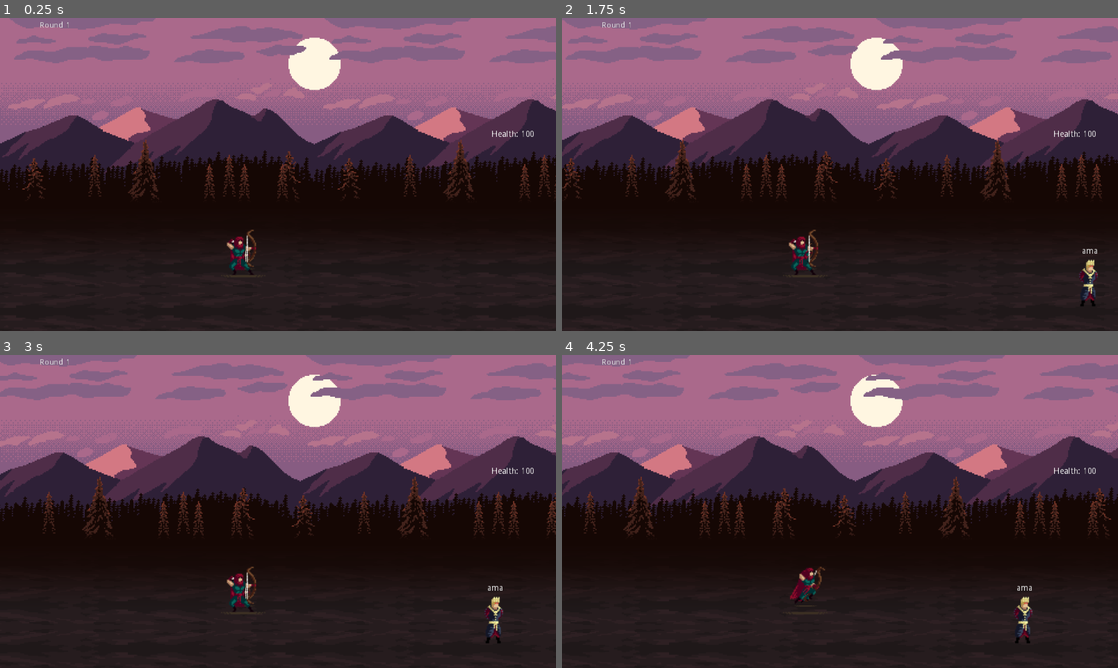
Above: before the commit, frames 1-4 (two rows, left to right).
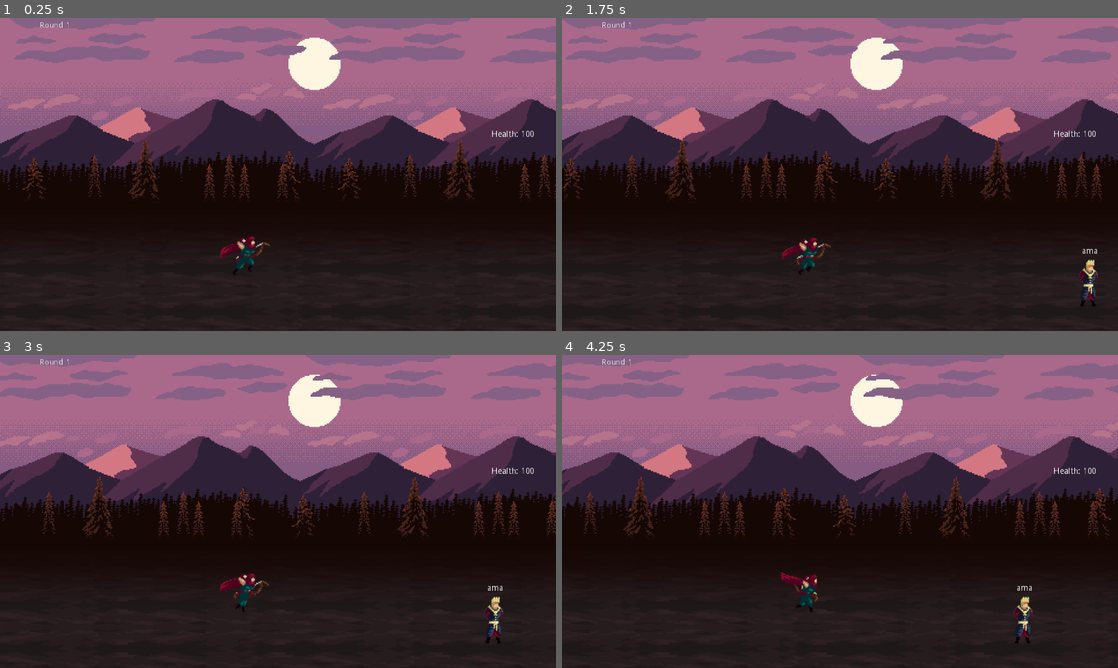
Above: after the commit, the same moments.

Repository: ACubed/Archetype
Game: Godot game, scene res://Scenes/World.tscn
Same seed, same stepped clock (60 frames per second), same inputs: the game is played once before the commit and once after it.
Inputs:
- Up to frame 1 (0.25 s): no input
- Up to frame 2 (1.75 s): tap Enter at 0.5 s; tap Backspace at 0.6, 1.35 s; tap Space at 0.77, 1.52 s
- Up to frame 3 (3 s): tap Backspace at 2.1, 2.85 s
- Up to frame 4 (4.25 s): tap Space at 3.02, 3.77 s; tap Backspace at 3.6 s

The runs differ from the first frame. In frame 1, 0.5% of the frame differs, in the area x 39-49%, y 67-83%; in frame 2, 0.5%; in frame 3, 0.5%; in frame 4, 0.5%.

Commit message:
Fix animation glitch

Diff:
--- a/Scenes/World.tscn
+++ b/Scenes/World.tscn
@@ -12,8 +12,6 @@
 [ext_resource path="res://Backgrounds/mtn_clouds_high.png" type="Texture" id=10]
 [ext_resource path="res://Backgrounds/mtn_mtns_close.png" type="Texture" id=11]
 [ext_resource path="res://SpriteFrames/archer_melee.png" type="Texture" id=12]
-[ext_resource path="res://SpriteFrames/archer_jump.png" type="Texture" id=13]
-[ext_resource path="res://SpriteFrames/archer_death.png" type="Texture" id=14]
 [ext_resource path="res://SpriteFrames/archer_idle.png" type="Texture" id=15]
 [ext_resource path="res://SpriteFrames/archer_attack.png" type="Texture" id=16]
 [ext_resource path="res://SpriteFrames/archer_flip.png" type="Texture" id=17]
@@ -21,184 +19,184 @@
 
 [sub_resource type="AtlasTexture" id=1]
 flags = 4
-atlas = ExtResource( 12 )
-region = Rect2( 0, 0, 128, 128 )
-
-[sub_resource type="AtlasTexture" id=2]
-flags = 4
-atlas = ExtResource( 12 )
-region = Rect2( 128, 0, 128, 128 )
-
-[sub_resource type="AtlasTexture" id=3]
-flags = 4
-atlas = ExtResource( 12 )
-region = Rect2( 256, 0, 128, 128 )
-
-[sub_resource type="AtlasTexture" id=4]
-flags = 4
-atlas = ExtResource( 12 )
-region = Rect2( 384, 0, 128, 128 )
-
-[sub_resource type="AtlasTexture" id=5]
-flags = 4
-atlas = ExtResource( 12 )
-region = Rect2( 512, 0, 128, 128 )
-
-[sub_resource type="AtlasTexture" id=6]
-flags = 4
-atlas = ExtResource( 12 )
-region = Rect2( 640, 0, 128, 128 )
-
-[sub_resource type="AtlasTexture" id=7]
-flags = 4
-atlas = ExtResource( 12 )
-region = Rect2( 768, 0, 128, 128 )
-
-[sub_resource type="AtlasTexture" id=8]
-flags = 4
-atlas = ExtResource( 12 )
-region = Rect2( 896, 0, 128, 128 )
-
-[sub_resource type="AtlasTexture" id=9]
-flags = 4
-atlas = ExtResource( 12 )
-region = Rect2( 1024, 0, 128, 128 )
-
-[sub_resource type="AtlasTexture" id=10]
-flags = 4
-atlas = ExtResource( 12 )
-region = Rect2( 1152, 0, 128, 128 )
-
-[sub_resource type="AtlasTexture" id=11]
-flags = 4
-atlas = ExtResource( 12 )
-region = Rect2( 1280, 0, 128, 128 )
-
-[sub_resource type="AtlasTexture" id=12]
-flags = 4
-atlas = ExtResource( 12 )
-region = Rect2( 1408, 0, 128, 128 )
-
-[sub_resource type="AtlasTexture" id=13]
-flags = 4
-atlas = ExtResource( 12 )
-region = Rect2( 1536, 0, 128, 128 )
-
-[sub_resource type="AtlasTexture" id=14]
-flags = 4
-atlas = ExtResource( 12 )
-region = Rect2( 1664, 0, 128, 128 )
-
-[sub_resource type="AtlasTexture" id=15]
-flags = 4
-atlas = ExtResource( 12 )
-region = Rect2( 1792, 0, 128, 128 )
-
-[sub_resource type="AtlasTexture" id=16]
-flags = 4
-atlas = ExtResource( 12 )
-region = Rect2( 1920, 0, 128, 128 )
-
-[sub_resource type="AtlasTexture" id=17]
-flags = 4
-atlas = ExtResource( 12 )
-region = Rect2( 2048, 0, 128, 128 )
-
-[sub_resource type="AtlasTexture" id=18]
-flags = 4
-atlas = ExtResource( 12 )
-region = Rect2( 2176, 0, 128, 128 )
-
-[sub_resource type="AtlasTexture" id=19]
-flags = 4
-atlas = ExtResource( 12 )
-region = Rect2( 2304, 0, 128, 128 )
-
-[sub_resource type="AtlasTexture" id=20]
-flags = 4
-atlas = ExtResource( 12 )
-region = Rect2( 2432, 0, 128, 128 )
-
-[sub_resource type="AtlasTexture" id=21]
-flags = 4
-atlas = ExtResource( 12 )
-region = Rect2( 2560, 0, 128, 128 )
-
-[sub_resource type="AtlasTexture" id=22]
-flags = 4
-atlas = ExtResource( 12 )
-region = Rect2( 2688, 0, 128, 128 )
-
-[sub_resource type="AtlasTexture" id=23]
-flags = 4
-atlas = ExtResource( 12 )
-region = Rect2( 2816, 0, 128, 128 )
-
-[sub_resource type="AtlasTexture" id=24]
-flags = 4
-atlas = ExtResource( 12 )
-region = Rect2( 2944, 0, 128, 128 )
-
-[sub_resource type="AtlasTexture" id=25]
-flags = 4
-atlas = ExtResource( 12 )
-region = Rect2( 3072, 0, 128, 128 )
-
-[sub_resource type="AtlasTexture" id=26]
-flags = 4
-atlas = ExtResource( 12 )
-region = Rect2( 3200, 0, 128, 128 )
-
-[sub_resource type="AtlasTexture" id=27]
-flags = 4
-atlas = ExtResource( 12 )
-region = Rect2( 3328, 0, 128, 128 )
-
-[sub_resource type="AtlasTexture" id=28]
-flags = 4
-atlas = ExtResource( 12 )
-region = Rect2( 3456, 0, 128, 128 )
-
-[sub_resource type="AtlasTexture" id=29]
-flags = 4
 atlas = ExtResource( 15 )
 region = Rect2( 0, 0, 128, 128 )
 
-[sub_resource type="AtlasTexture" id=30]
+[sub_resource type="AtlasTexture" id=2]
 flags = 4
 atlas = ExtResource( 15 )
 region = Rect2( 128, 0, 128, 128 )
 
-[sub_resource type="AtlasTexture" id=31]
+[sub_resource type="AtlasTexture" id=3]
 flags = 4
 atlas = ExtResource( 15 )
 region = Rect2( 256, 0, 128, 128 )
 
-[sub_resource type="AtlasTexture" id=32]
+[sub_resource type="AtlasTexture" id=4]
 flags = 4
 atlas = ExtResource( 15 )
 region = Rect2( 384, 0, 128, 128 )
 
-[sub_resource type="AtlasTexture" id=33]
+[sub_resource type="AtlasTexture" id=5]
 flags = 4
 atlas = ExtResource( 15 )
 region = Rect2( 512, 0, 128, 128 )
 
-[sub_resource type="AtlasTexture" id=34]
+[sub_resource type="AtlasTexture" id=6]
 flags = 4
 atlas = ExtResource( 15 )
 region = Rect2( 640, 0, 128, 128 )
 
-[sub_resource type="AtlasTexture" id=35]
+[sub_resource type="AtlasTexture" id=7]
 flags = 4
 atlas = ExtResource( 15 )
 region = Rect2( 768, 0, 128, 128 )
 
-[sub_resource type="AtlasTexture" id=36]
+[sub_resource type="AtlasTexture" id=8]
 flags = 4
 atlas = ExtResource( 15 )
 region = Rect2( 896, 0, 128, 128 )
 
+[sub_resource type="AtlasTexture" id=9]
+flags = 4
+atlas = ExtResource( 12 )
+region = Rect2( 0, 0, 128, 128 )
+
+[sub_resource type="AtlasTexture" id=10]
+flags = 4
+atlas = ExtResource( 12 )
+region = Rect2( 128, 0, 128, 128 )
+
+[sub_resource type="AtlasTexture" id=11]
+flags = 4
+atlas = ExtResource( 12 )
+region = Rect2( 256, 0, 128, 128 )
+
+[sub_resource type="AtlasTexture" id=12]
+flags = 4
+atlas = ExtResource( 12 )
+region = Rect2( 384, 0, 128, 128 )
+
+[sub_resource type="AtlasTexture" id=13]
+flags = 4
+atlas = ExtResource( 12 )
+region = Rect2( 512, 0, 128, 128 )
+
+[sub_resource type="AtlasTexture" id=14]
+flags = 4
+atlas = ExtResource( 12 )
+region = Rect2( 640, 0, 128, 128 )
+
+[sub_resource type="AtlasTexture" id=15]
+flags = 4
+atlas = ExtResource( 12 )
+region = Rect2( 768, 0, 128, 128 )
+
+[sub_resource type="AtlasTexture" id=16]
+flags = 4
+atlas = ExtResource( 12 )
+region = Rect2( 896, 0, 128, 128 )
+
+[sub_resource type="AtlasTexture" id=17]
+flags = 4
+atlas = ExtResource( 12 )
+region = Rect2( 1024, 0, 128, 128 )
+
+[sub_resource type="AtlasTexture" id=18]
+flags = 4
+atlas = ExtResource( 12 )
+region = Rect2( 1152, 0, 128, 128 )
+
+[sub_resource type="AtlasTexture" id=19]
+flags = 4
+atlas = ExtResource( 12 )
+region = Rect2( 1280, 0, 128, 128 )
+
+[sub_resource type="AtlasTexture" id=20]
+flags = 4
+atlas = ExtResource( 12 )
+region = Rect2( 1408, 0, 128, 128 )
+
+[sub_resource type="AtlasTexture" id=21]
+flags = 4
+atlas = ExtResource( 12 )
+region = Rect2( 1536, 0, 128, 128 )
+
+[sub_resource type="AtlasTexture" id=22]
+flags = 4
+atlas = ExtResource( 12 )
+region = Rect2( 1664, 0, 128, 128 )
+
+[sub_resource type="AtlasTexture" id=23]
+flags = 4
+atlas = ExtResource( 12 )
+region = Rect2( 1792, 0, 128, 128 )
+
+[sub_resource type="AtlasTexture" id=24]
+flags = 4
+atlas = ExtResource( 12 )
+region = Rect2( 1920, 0, 128, 128 )
+
+[sub_resource type="AtlasTexture" id=25]
+flags = 4
+atlas = ExtResource( 12 )
+region = Rect2( 2048, 0, 128, 128 )
+
+[sub_resource type="AtlasTexture" id=26]
+flags = 4
+atlas = ExtResource( 12 )
+region = Rect2( 2176, 0, 128, 128 )
+
+[sub_resource type="AtlasTexture" id=27]
+flags = 4
+atlas = ExtResource( 12 )
+region = Rect2( 2304, 0, 128, 128 )
+
+[sub_resource type="AtlasTexture" id=28]
+flags = 4
+atlas = ExtResource( 12 )
+region = Rect2( 2432, 0, 128, 128 )
+
+[sub_resource type="AtlasTexture" id=29]
+flags = 4
+atlas = ExtResource( 12 )
+region = Rect2( 2560, 0, 128, 128 )
+
+[sub_resource type="AtlasTexture" id=30]
+flags = 4
+atlas = ExtResource( 12 )
+region = Rect2( 2688, 0, 128, 128 )
+
+[sub_resource type="AtlasTexture" id=31]
+flags = 4
+atlas = ExtResource( 12 )
+region = Rect2( 2816, 0, 128, 128 )
+
+[sub_resource type="AtlasTexture" id=32]
+flags = 4
+atlas = ExtResource( 12 )
+region = Rect2( 2944, 0, 128, 128 )
+
+[sub_resource type="AtlasTexture" id=33]
+flags = 4
+atlas = ExtResource( 12 )
+region = Rect2( 3072, 0, 128, 128 )
+
+[sub_resource type="AtlasTexture" id=34]
+flags = 4
+atlas = ExtResource( 12 )
+region = Rect2( 3200, 0, 128, 128 )
+
+[sub_resource type="AtlasTexture" id=35]
+flags = 4
+atlas = ExtResource( 12 )
+region = Rect2( 3328, 0, 128, 128 )
+
+[sub_resource type="AtlasTexture" id=36]
+flags = 4
+atlas = ExtResource( 12 )
+region = Rect2( 3456, 0, 128, 128 )
+
 [sub_resource type="AtlasTexture" id=37]
 flags = 4
 atlas = ExtResource( 17 )
@@ -269,306 +267,241 @@
 atlas = ExtResource( 17 )
 region = Rect2( 1664, 0, 128, 128 )
 
-[sub_resource type="AtlasTexture" id=51]
-flags = 4
-atlas = ExtResource( 13 )
+[sub_resource type="AtlasTexture" id=96]
+flags = 4
+atlas = ExtResource( 18 )
 region = Rect2( 0, 0, 128, 128 )
 
-[sub_resource type="AtlasTexture" id=52]
-flags = 4
-atlas = ExtResource( 13 )
+[sub_resource type="AtlasTexture" id=97]
+flags = 4
+atlas = ExtResource( 18 )
 region = Rect2( 128, 0, 128, 128 )
 
-[sub_resource type="AtlasTexture" id=53]
-flags = 4
-atlas = ExtResource( 13 )
+[sub_resource type="AtlasTexture" id=98]
+flags = 4
+atlas = ExtResource( 18 )
 region = Rect2( 256, 0, 128, 128 )
 
-[sub_resource type="AtlasTexture" id=54]
-flags = 4
-atlas = ExtResource( 13 )
+[sub_resource type="AtlasTexture" id=99]
+flags = 4
+atlas = ExtResource( 18 )
 region = Rect2( 384, 0, 128, 128 )
 
-[sub_resource type="AtlasTexture" id=55]
-flags = 4
-atlas = ExtResource( 13 )
+[sub_resource type="AtlasTexture" id=100]
+flags = 4
+atlas = ExtResource( 18 )
 region = Rect2( 512, 0, 128, 128 )
 
-[sub_resource type="AtlasTexture" id=56]
-flags = 4
-atlas = ExtResource( 13 )
+[sub_resource type="AtlasTexture" id=101]
+flags = 4
+atlas = ExtResource( 18 )
 region = Rect2( 640, 0, 128, 128 )
 
-[sub_resource type="AtlasTexture" id=57]
-flags = 4
-atlas = ExtResource( 13 )
+[sub_resource type="AtlasTexture" id=102]
+flags = 4
+atlas = ExtResource( 18 )
 region = Rect2( 768, 0, 128, 128 )
 
+[sub_resource type="AtlasTexture" id=103]
+flags = 4
+atlas = ExtResource( 18 )
+region = Rect2( 896, 0, 128, 128 )
+
 [sub_resource type="AtlasTexture" id=58]
 flags = 4
-atlas = ExtResource( 13 )
+atlas = ExtResource( 16 )
+region = Rect2( 128, 0, 128, 128 )
+
+[sub_resource type="AtlasTexture" id=59]
+flags = 4
+atlas = ExtResource( 16 )
+region = Rect2( 256, 0, 128, 128 )
+
+[sub_resource type="AtlasTexture" id=60]
+flags = 4
+atlas = ExtResource( 16 )
+region = Rect2( 384, 0, 128, 128 )
+
+[sub_resource type="AtlasTexture" id=61]
+flags = 4
+atlas = ExtResource( 16 )
+region = Rect2( 512, 0, 128, 128 )
+
+[sub_resource type="AtlasTexture" id=62]
+flags = 4
+atlas = ExtResource( 16 )
+region = Rect2( 640, 0, 128, 128 )
+
+[sub_resource type="AtlasTexture" id=63]
+flags = 4
+atlas = ExtResource( 16 )
+region = Rect2( 768, 0, 128, 128 )
+
+[sub_resource type="AtlasTexture" id=64]
+flags = 4
+atlas = ExtResource( 16 )
 region = Rect2( 896, 0, 128, 128 )
 
-[sub_resource type="AtlasTexture" id=59]
-flags = 4
-atlas = ExtResource( 13 )
+[sub_resource type="AtlasTexture" id=65]
+flags = 4
+atlas = ExtResource( 16 )
 region = Rect2( 1024, 0, 128, 128 )
 
-[sub_resource type="AtlasTexture" id=60]
-flags = 4
-atlas = ExtResource( 13 )
+[sub_resource type="AtlasTexture" id=66]
+flags = 4
+atlas = ExtResource( 16 )
 region = Rect2( 1152, 0, 128, 128 )
 
-[sub_resource type="AtlasTexture" id=61]
-flags = 4
-atlas = ExtResource( 13 )
+[sub_resource type="AtlasTexture" id=67]
+flags = 4
+atlas = ExtResource( 16 )
 region = Rect2( 1280, 0, 128, 128 )
 
-[sub_resource type="AtlasTexture" id=62]
-flags = 4
-atlas = ExtResource( 13 )
+[sub_resource type="AtlasTexture" id=68]
+flags = 4
+atlas = ExtResource( 16 )
 region = Rect2( 1408, 0, 128, 128 )
 
-[sub_resource type="AtlasTexture" id=63]
-flags = 4
-atlas = ExtResource( 14 )
+[sub_resource type="AtlasTexture" id=69]
+flags = 4
+atlas = ExtResource( 16 )
+region = Rect2( 1536, 0, 128, 128 )
+
+[sub_resource type="AtlasTexture" id=70]
+flags = 4
+atlas = ExtResource( 16 )
+region = Rect2( 1664, 0, 128, 128 )
+
+[sub_resource type="AtlasTexture" id=71]
+flags = 4
+atlas = ExtResource( 12 )
+region = Rect2( 512, 0, 128, 128 )
+
+[sub_resource type="AtlasTexture" id=72]
+flags = 4
+atlas = ExtResource( 12 )
+region = Rect2( 640, 0, 128, 128 )
+
+[sub_resource type="AtlasTexture" id=73]
+flags = 4
+atlas = ExtResource( 12 )
 region = Rect2( 768, 0, 128, 128 )
 
-[sub_resource type="AtlasTexture" id=64]
-flags = 4
-atlas = ExtResource( 14 )
+[sub_resource type="AtlasTexture" id=74]
+flags = 4
+atlas = ExtResource( 12 )
 region = Rect2( 896, 0, 128, 128 )
 
-[sub_resource type="AtlasTexture" id=65]
-flags = 4
-atlas = ExtResource( 14 )
+[sub_resource type="AtlasTexture" id=75]
+flags = 4
+atlas = ExtResource( 12 )
 region = Rect2( 1024, 0, 128, 128 )
 
-[sub_resource type="AtlasTexture" id=66]
-flags = 4
-atlas = ExtResource( 14 )
+[sub_resource type="AtlasTexture" id=76]
+flags = 4
+atlas = ExtResource( 12 )
 region = Rect2( 1152, 0, 128, 128 )
 
-[sub_resource type="AtlasTexture" id=67]
-flags = 4
-atlas = ExtResource( 14 )
+[sub_resource type="AtlasTexture" id=77]
+flags = 4
+atlas = ExtResource( 12 )
 region = Rect2( 1280, 0, 128, 128 )
 
-[sub_resource type="AtlasTexture" id=68]
-flags = 4
-atlas = ExtResource( 14 )
+[sub_resource type="AtlasTexture" id=78]
+flags = 4
+atlas = ExtResource( 12 )
 region = Rect2( 1408, 0, 128, 128 )
 
-[sub_resource type="AtlasTexture" id=69]
-flags = 4
-atlas = ExtResource( 14 )
+[sub_resource type="AtlasTexture" id=79]
+flags = 4
+atlas = ExtResource( 12 )
 region = Rect2( 1536, 0, 128, 128 )
 
-[sub_resource type="AtlasTexture" id=70]
-flags = 4
-atlas = ExtResource( 14 )
+[sub_resource type="AtlasTexture" id=80]
+flags = 4
+atlas = ExtResource( 12 )
 region = Rect2( 1664, 0, 128, 128 )
 
-[sub_resource type="AtlasTexture" id=71]
-flags = 4
-atlas = ExtResource( 16 )
-region = Rect2( 0, 0, 128, 128 )
-
-[sub_resource type="AtlasTexture" id=72]
-flags = 4
-atlas = ExtResource( 16 )
-region = Rect2( 128, 0, 128, 128 )
-
-[sub_resource type="AtlasTexture" id=73]
-flags = 4
-atlas = ExtResource( 16 )
-region = Rect2( 256, 0, 128, 128 )
-
-[sub_resource type="AtlasTexture" id=74]
-flags = 4
-atlas = ExtResource( 16 )
-region = Rect2( 384, 0, 128, 128 )
-
-[sub_resource type="AtlasTexture" id=75]
-flags = 4
-atlas = ExtResource( 16 )
-region = Rect2( 512, 0, 128, 128 )
-
-[sub_resource type="AtlasTexture" id=76]
-flags = 4
-atlas = ExtResource( 16 )
-region = Rect2( 640, 0, 128, 128 )
-
-[sub_resource type="AtlasTexture" id=77]
-flags = 4
-atlas = ExtResource( 16 )
-region = Rect2( 768, 0, 128, 128 )
-
-[sub_resource type="AtlasTexture" id=78]
-flags = 4
-atlas = ExtResource( 16 )
-region = Rect2( 896, 0, 128, 128 )
-
-[sub_resource type="AtlasTexture" id=79]
-flags = 4
-atlas = ExtResource( 16 )
-region = Rect2( 1024, 0, 128, 128 )
-
-[sub_resource type="AtlasTexture" id=80]
-flags = 4
-atlas = ExtResource( 16 )
-region = Rect2( 1152, 0, 128, 128 )
-
 [sub_resource type="AtlasTexture" id=81]
 flags = 4
-atlas = ExtResource( 16 )
-region = Rect2( 1280, 0, 128, 128 )
+atlas = ExtResource( 12 )
+region = Rect2( 1792, 0, 128, 128 )
 
 [sub_resource type="AtlasTexture" id=82]
 flags = 4
-atlas = ExtResource( 16 )
-region = Rect2( 1408, 0, 128, 128 )
+atlas = ExtResource( 12 )
+region = Rect2( 1920, 0, 128, 128 )
 
 [sub_resource type="AtlasTexture" id=83]
 flags = 4
-atlas = ExtResource( 16 )
-region = Rect2( 1536, 0, 128, 128 )
+atlas = ExtResource( 12 )
+region = Rect2( 2048, 0, 128, 128 )
 
 [sub_resource type="AtlasTexture" id=84]
 flags = 4
-atlas = ExtResource( 16 )
-region = Rect2( 1664, 0, 128, 128 )
+atlas = ExtResource( 12 )
+region = Rect2( 2176, 0, 128, 128 )
 
 [sub_resource type="AtlasTexture" id=85]
 flags = 4
 atlas = ExtResource( 12 )
-region = Rect2( 512, 0, 128, 128 )
+region = Rect2( 2304, 0, 128, 128 )
 
 [sub_resource type="AtlasTexture" id=86]
 flags = 4
 atlas = ExtResource( 12 )
-region = Rect2( 640, 0, 128, 128 )
+region = Rect2( 2432, 0, 128, 128 )
 
 [sub_resource type="AtlasTexture" id=87]
 flags = 4
 atlas = ExtResource( 12 )
-region = Rect2( 768, 0, 128, 128 )
+region = Rect2( 2560, 0, 128, 128 )
 
 [sub_resource type="AtlasTexture" id=88]
 flags = 4
 atlas = ExtResource( 12 )
-region = Rect2( 896, 0, 128, 128 )
+region = Rect2( 2688, 0, 128, 128 )
 
 [sub_resource type="AtlasTexture" id=89]
 flags = 4
 atlas = ExtResource( 12 )
-region = Rect2( 1024, 0, 128, 128 )
+region = Rect2( 2816, 0, 128, 128 )
 
 [sub_resource type="AtlasTexture" id=90]
 flags = 4
 atlas = ExtResource( 12 )
-region = Rect2( 1152, 0, 128, 128 )
+region = Rect2( 2944, 0, 128, 128 )
 
 [sub_resource type="AtlasTexture" id=91]
 flags = 4
 atlas = ExtResource( 12 )
-region = Rect2( 1280, 0, 128, 128 )
+region = Rect2( 3072, 0, 128, 128 )
 
 [sub_resource type="AtlasTexture" id=92]
 flags = 4
 atlas = ExtResource( 12 )
-region = Rect2( 1408, 0, 128, 128 )
+region = Rect2( 3200, 0, 128, 128 )
 
 [sub_resource type="AtlasTexture" id=93]
 flags = 4
 atlas = ExtResource( 12 )
-region = Rect2( 1536, 0, 128, 128 )
+region = Rect2( 3328, 0, 128, 128 )
 
 [sub_resource type="AtlasTexture" id=94]
 flags = 4
 atlas = ExtResource( 12 )
-region = Rect2( 1664, 0, 128, 128 )
-
-[sub_resource type="AtlasTexture" id=95]
-flags = 4
-atlas = ExtResource( 12 )
-region = Rect2( 1792, 0, 128, 128 )
-
-[sub_resource type="AtlasTexture" id=96]
-flags = 4
-atlas = ExtResource( 12 )
-region = Rect2( 1920, 0, 128, 128 )
-
-[sub_resource type="AtlasTexture" id=97]
-flags = 4
-atlas = ExtResource( 12 )
-region = Rect2( 2048, 0, 128, 128 )
-
-[sub_resource type="AtlasTexture" id=98]
-flags = 4
-atlas = ExtResource( 12 )
-region = Rect2( 2176, 0, 128, 128 )
-
-[sub_resource type="AtlasTexture" id=99]
-flags = 4
-atlas = ExtResource( 12 )
-region = Rect2( 2304, 0, 128, 128 )
-
-[sub_resource type="AtlasTexture" id=100]
-flags = 4
-atlas = ExtResource( 12 )
-region = Rect2( 2432, 0, 128, 128 )
-
-[sub_resource type="AtlasTexture" id=101]
-flags = 4
-atlas = ExtResource( 12 )
-region = Rect2( 2560, 0, 128, 128 )
-
-[sub_resource type="AtlasTexture" id=102]
-flags = 4
-atlas = ExtResource( 12 )
-region = Rect2( 2688, 0, 128, 128 )
-
-[sub_resource type="AtlasTexture" id=103]
-flags = 4
-atlas = ExtResource( 12 )
-region = Rect2( 2816, 0, 128, 128 )
-
-[sub_resource type="AtlasTexture" id=104]
-flags = 4
-atlas = ExtResource( 12 )
-region = Rect2( 2944, 0, 128, 128 )
-
-[sub_resource type="AtlasTexture" id=105]
-flags = 4
-atlas = ExtResource( 12 )
-region = Rect2( 3072, 0, 128, 128 )
-
-[sub_resource type="AtlasTexture" id=106]
-flags = 4
-atlas = ExtResource( 12 )
-region = Rect2( 3200, 0, 128, 128 )
-
-[sub_resource type="AtlasTexture" id=107]
-flags = 4
-atlas = ExtResource( 12 )
-region = Rect2( 3328, 0, 128, 128 )
-
-[sub_resource type="AtlasTexture" id=108]
-flags = 4
-atlas = ExtResource( 12 )
 region = Rect2( 3456, 0, 128, 128 )
 
-[sub_resource type="SpriteFrames" id=109]
+[sub_resource type="SpriteFrames" id=95]
 animations = [ {
-"frames": [ SubResource( 1 ), SubResource( 2 ), SubResource( 3 ), SubResource( 4 ), SubResource( 5 ), SubResource( 6 ), SubResource( 7 ), SubResource( 8 ), SubResource( 9 ), SubResource( 10 ), SubResource( 11 ), SubResource( 12 ), SubResource( 13 ), SubResource( 14 ), SubResource( 15 ), SubResource( 16 ), SubResource( 17 ), SubResource( 18 ), SubResource( 19 ), SubResource( 20 ), SubResource( 21 ), SubResource( 22 ), SubResource( 23 ), SubResource( 24 ), SubResource( 25 ), SubResource( 26 ), SubResource( 27 ), SubResource( 28 ) ],
+"frames": [ SubResource( 1 ), SubResource( 2 ), SubResource( 3 ), SubResource( 4 ), SubResource( 5 ), SubResource( 6 ), SubResource( 7 ), SubResource( 8 ) ],
+"loop": true,
+"name": "Idle",
+"speed": 10.0
+}, {
+"frames": [ SubResource( 9 ), SubResource( 10 ), SubResource( 11 ), SubResource( 12 ), SubResource( 13 ), SubResource( 14 ), SubResource( 15 ), SubResource( 16 ), SubResource( 17 ), SubResource( 18 ), SubResource( 19 ), SubResource( 20 ), SubResource( 21 ), SubResource( 22 ), SubResource( 23 ), SubResource( 24 ), SubResource( 25 ), SubResource( 26 ), SubResource( 27 ), SubResource( 28 ), SubResource( 29 ), SubResource( 30 ), SubResource( 31 ), SubResource( 32 ), SubResource( 33 ), SubResource( 34 ), SubResource( 35 ), SubResource( 36 ) ],
 "loop": false,
 "name": "Melee",
-"speed": 10.0
-}, {
-"frames": [ SubResource( 29 ), SubResource( 30 ), SubResource( 31 ), SubResource( 32 ), SubResource( 33 ), SubResource( 34 ), SubResource( 35 ), SubResource( 36 ) ],
-"loop": true,
-"name": "Idle",
 "speed": 10.0
 }, {
 "frames": [ SubResource( 37 ), SubResource( 38 ), SubResource( 39 ), SubResource( 40 ), SubResource( 41 ), SubResource( 42 ), SubResource( 43 ), SubResource( 44 ), SubResource( 45 ), SubResource( 46 ), SubResource( 47 ), SubResource( 48 ), SubResource( 49 ), SubResource( 50 ) ],
@@ -576,27 +509,22 @@
 "name": "Flip",
 "speed": 10.0
 }, {
-"frames": [ SubResource( 51 ), SubResource( 52 ), SubResource( 53 ), SubResource( 54 ), SubResource( 55 ), SubResource( 56 ), SubResource( 57 ), SubResource( 58 ), SubResource( 59 ), SubResource( 60 ), SubResource( 61 ), SubResource( 62 ) ],
-"loop": false,
-"name": "Jump",
-"speed": 10.0
+"frames": [ SubResource( 96 ), SubResource( 97 ), SubResource( 98 ), SubResource( 99 ), SubResource( 100 ), SubResource( 101 ), SubResource( 102 ), SubResource( 103 ) ],
+"loop": true,
+"name": "Run",
+"speed": 15.0
 }, {
 "frames": [ SubResource( 37 ), SubResource( 38 ), SubResource( 39 ), SubResource( 40 ), SubResource( 41 ), SubResource( 42 ), SubResource( 43 ), SubResource( 44 ), SubResource( 45 ), SubResource( 46 ), SubResource( 47 ), SubResource( 48 ) ],
 "loop": false,
 "name": "Jump",
 "speed": 10.0
 }, {
-"frames": [ SubResource( 49 ), SubResource( 50 ), SubResource( 51 ), SubResource( 52 ), SubResource( 53 ), SubResource( 54 ), SubResource( 55 ), SubResource( 56 ) ],
-"loop": true,
-"name": "Run",
-"speed": 15.0
-}, {
-"frames": [ SubResource( 71 ), SubResource( 72 ), SubResource( 73 ), SubResource( 74 ), SubResource( 75 ), SubResource( 76 ), SubResource( 77 ), SubResource( 78 ), SubResource( 79 ), SubResource( 80 ), SubResource( 81 ), SubResource( 82 ), SubResource( 83 ), SubResource( 84 ) ],
+"frames": [ SubResource( 58 ), SubResource( 59 ), SubResource( 60 ), SubResource( 61 ), SubResource( 62 ), SubResource( 63 ), SubResource( 64 ), SubResource( 65 ), SubResource( 66 ), SubResource( 67 ), SubResource( 68 ), SubResource( 69 ), SubResource( 70 ) ],
 "loop": true,
 "name": "Attack",
 "speed": 14.0
 }, {
-"frames": [ SubResource( 81 ), SubResource( 82 ), SubResource( 83 ), SubResource( 84 ), SubResource( 85 ), SubResource( 86 ), SubResource( 87 ), SubResource( 88 ), SubResource( 89 ), SubResource( 90 ), SubResource( 91 ), SubResource( 92 ), SubResource( 93 ), SubResource( 94 ), SubResource( 95 ), SubResource( 96 ), SubResource( 97 ), SubResource( 98 ), SubResource( 99 ), SubResource( 100 ), SubResource( 101 ), SubResource( 102 ), SubResource( 103 ), SubResource( 104 ), SubResource( 105 ), SubResource( 106 ), SubResource( 107 ), SubResource( 108 ) ],
+"frames": [ SubResource( 67 ), SubResource( 68 ), SubResource( 69 ), SubResource( 70 ), SubResource( 71 ), SubResource( 72 ), SubResource( 73 ), SubResource( 74 ), SubResource( 75 ), SubResource( 76 ), SubResource( 77 ), SubResource( 78 ), SubResource( 79 ), SubResource( 80 ), SubResource( 81 ), SubResource( 82 ), SubResource( 83 ), SubResource( 84 ), SubResource( 85 ), SubResource( 86 ), SubResource( 87 ), SubResource( 88 ), SubResource( 89 ), SubResource( 90 ), SubResource( 91 ), SubResource( 92 ), SubResource( 93 ), SubResource( 94 ) ],
 "loop": false,
 "name": "Death",
 "speed": 5.0
@@ -748,10 +676,11 @@
 [node name="archer" type="Node" parent="."]
 
 [node name="archer_sprite" type="AnimatedSprite" parent="archer"]
-position = Vector2( 420.5, 420 )
-frames = SubResource( 109 )
+position = Vector2( 420.127, 419.627 )
+scale = Vector2( 2, 2 )
+frames = SubResource( 95 )
 animation = "Run"
-frame = 5
+frame = 7
 playing = true
 
 [node name="health" type="RichTextLabel" parent="."]
@@ -771,14 +700,6 @@
 __meta__ = {
 "_edit_use_anchors_": false
 }
-
-[node name="archer_sprite" type="AnimatedSprite" parent="archer"]
-position = Vector2( 420.127, 419.627 )
-scale = Vector2( 2, 2 )
-frames = SubResource( 109 )
-animation = "Run"
-frame = 6
-playing = true
 
 [node name="round_label" type="RichTextLabel" parent="."]
 margin_left = 11.0
@@ -791,4 +712,3 @@
 "_edit_use_anchors_": false
 }
 [connection signal="timeout" from="spawn_timer" to="." method="_on_spawn_timer_timeout"]
-[connection signal="animation_finished" from="archer/archer_sprite" to="." method="_on_archer_sprite_animation_finished"]
Not shown: 1 places in Scenes/World.tscn that only renumber resources
